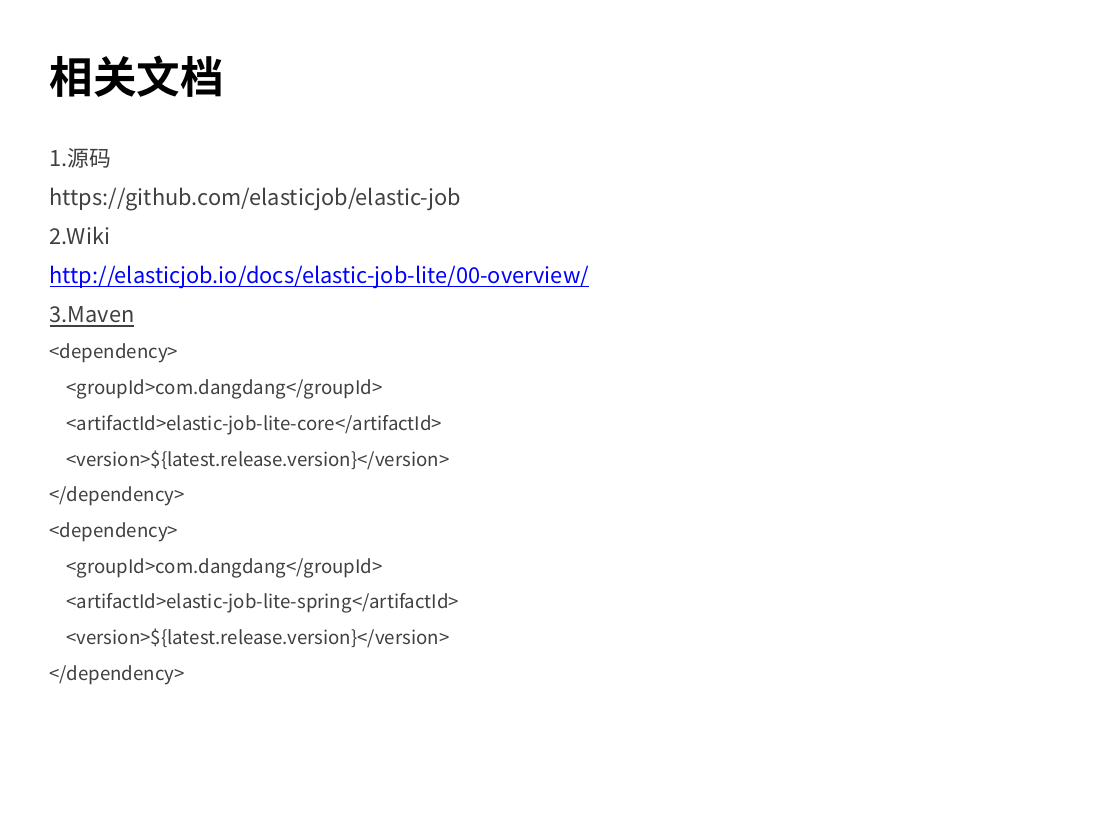
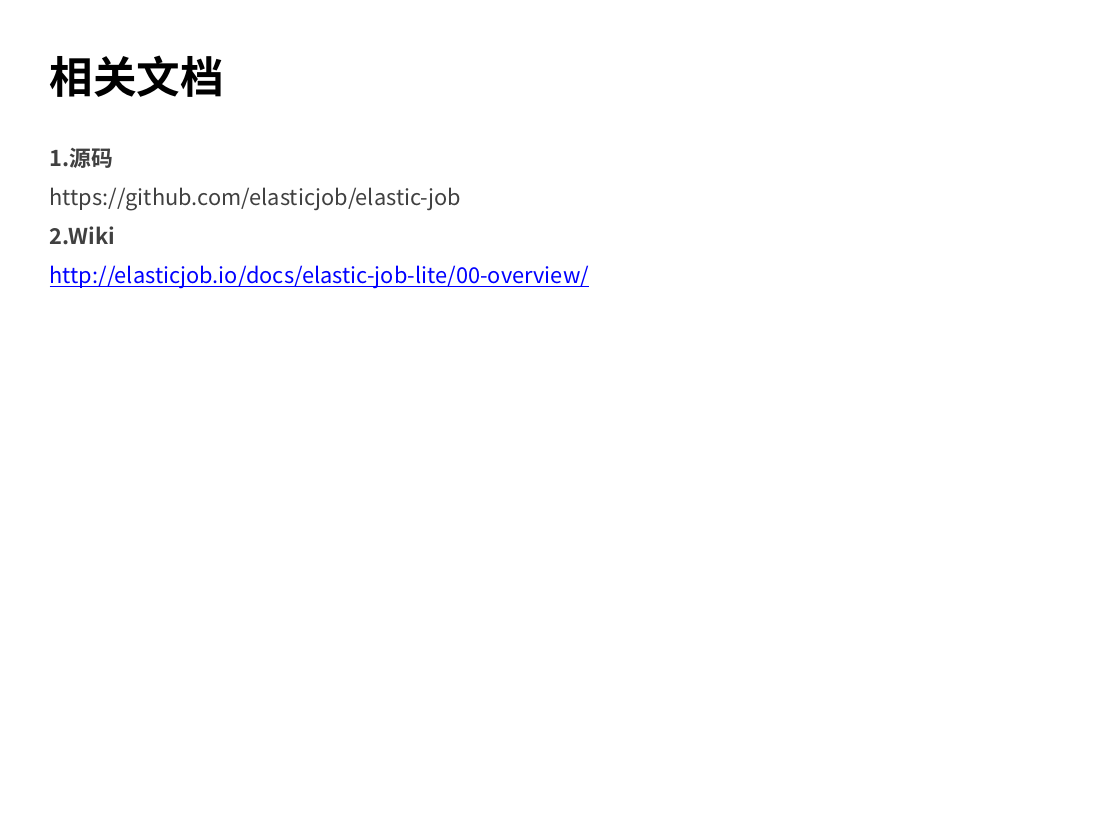
Before and after one commit to alexysh/document, a slide deck: slide 31 of training/iqiyi/Elastic-job.pptx (slide 28 before the commit). Drawn at 1120x840 pixels with LibreOffice and Linux fonts; fonts in the diff are those of the drawing; background and template pictures are left out. Boxes give left, top, right and bottom in pixels: in the first picture for what was removed or moved away, otherwise in the second. Text is boxed around its words. In the diff, an @@ line names an element or a change of style, - is before the commit and + after.

Commit message:
aa

```diff
--- a/training/iqiyi/Elastic-job.pptx
+++ b/training/iqiyi/Elastic-job.pptx
@@ text at (50,148,115,245): bold on in "1.源码", "2.Wiki" @@
@@ text at (50,306,459,685): paragraphs removed @@
-3.Maven
-<dependency>
-<groupId>com.dangdang</groupId>
-<artifactId>elastic-job-lite-core</artifactId>
-<version>${latest.release.version}</version>
-</dependency>
-<dependency>
-<groupId>com.dangdang</groupId>
-<artifactId>elastic-job-lite-spring</artifactId>
-<version>${latest.release.version}</version>
-</dependency>
```
Also in this commit, not shown: 6 other slides changed, 4 slides added, 1 slide removed.
